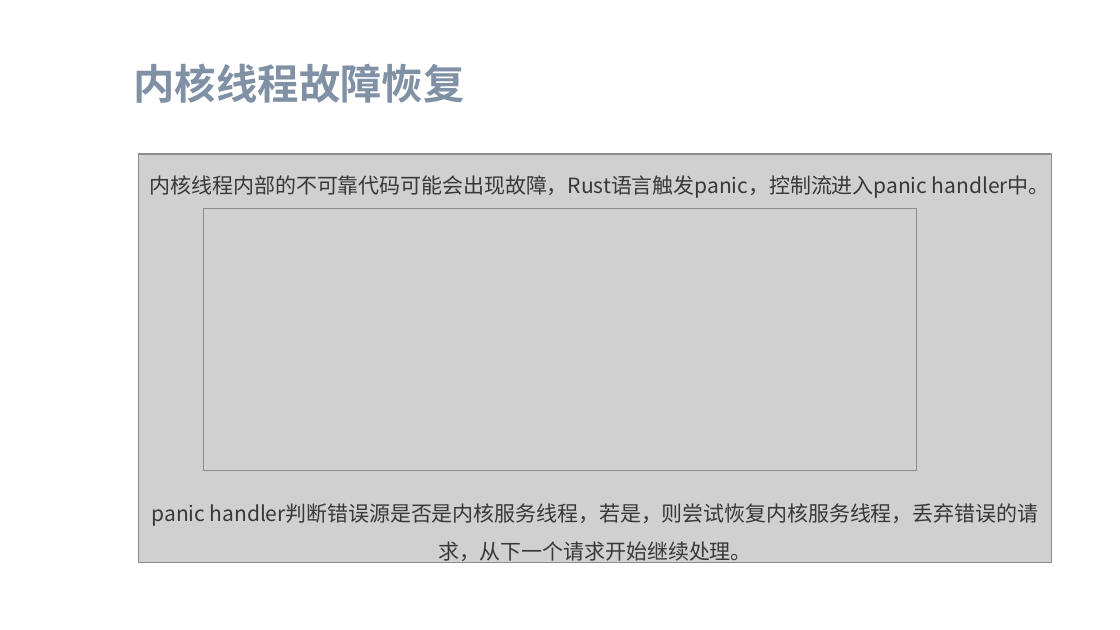
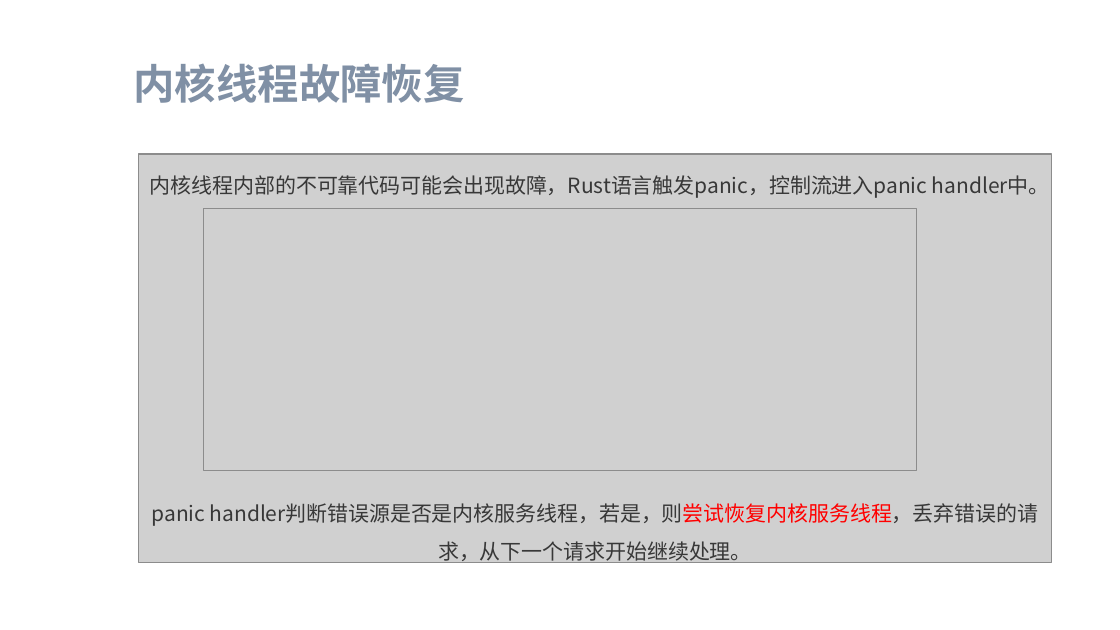
Before and after one commit to flying-rind/mini-Rust-os, a slide deck: slide 17 of tutorial/Mini-Rust-OS.pptx (slide 16 before the commit). Drawn at 1120x630 pixels with LibreOffice and Linux fonts; fonts in the diff are those of the drawing; grey boxes stand for pictures; background and template pictures are left out. Boxes give left, top, right and bottom in pixels: in the first picture for what was removed or moved away, otherwise in the second. Text is boxed around its words. In the diff, an @@ line names an element or a change of style, - is before the commit and + after.

```diff
--- a/tutorial/Mini-Rust-OS.pptx
+++ b/tutorial/Mini-Rust-OS.pptx
@@ text "panic handler判断错误源是否是内核服务线程，若是，则尝试恢复内核服务线程，丢弃错误的请求，从下一个请求开始继 ..." at (152, 503, 1039, 564): text colour #383838 to #FF0000 in "handler判断错误源是否是内核服务线程，若是，则尝试恢复内核服务线程，丢弃错误的请求，从下一个请求开始继续处理。" @@
```
Also in this commit, not shown: 9 other slides changed, 1 slide added, 55 other files.
